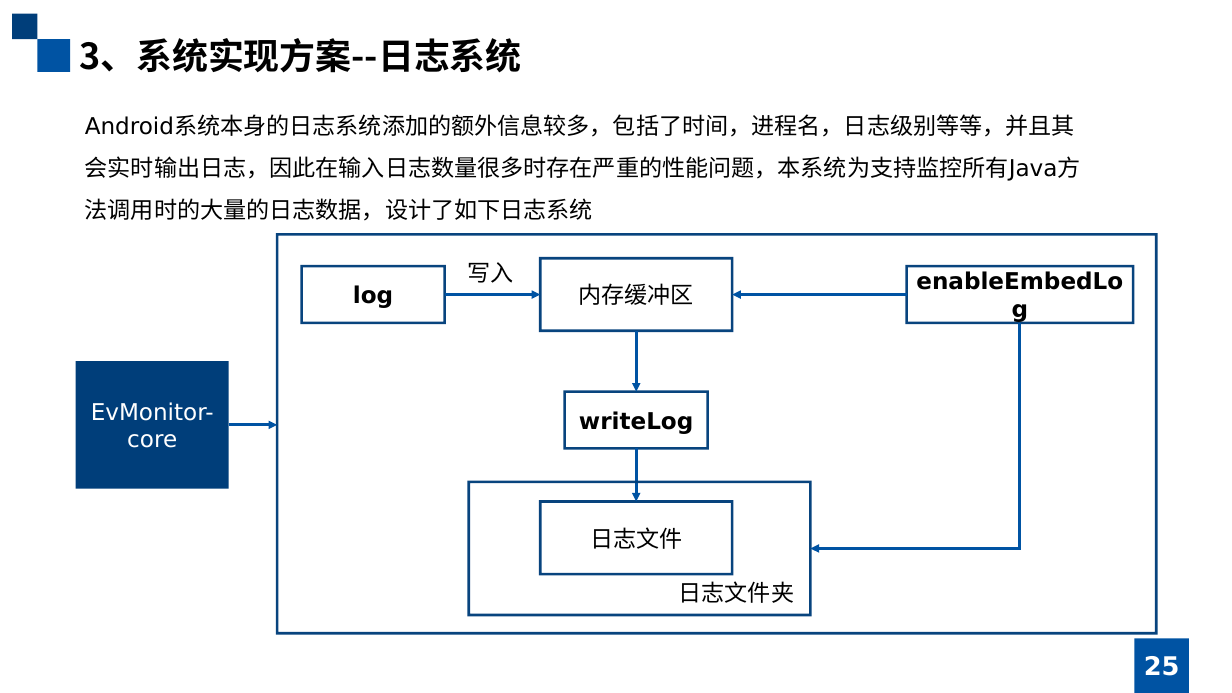
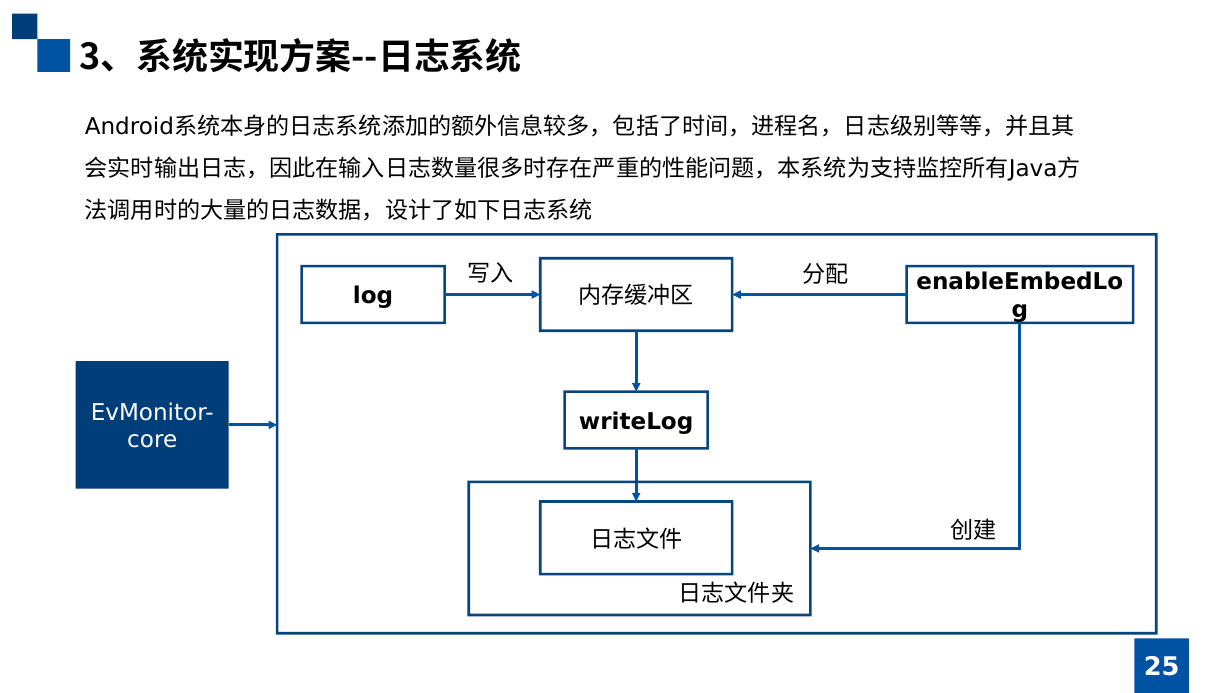
Before and after one commit to january147/Graduation_Project, a slide deck: slide 25 of ppt/移动应用的动态行为捕获.pptx. Drawn at 1232x693 pixels with LibreOffice and Linux fonts; fonts in the diff are those of the drawing. Boxes give left, top, right and bottom in pixels: in the first picture for what was removed or moved away, otherwise in the second. Text is boxed around its words. In the diff, an @@ line names an element or a change of style, - is before the commit and + after.

Commit message:
05/30/19_09

```diff
--- a/ppt/移动应用的动态行为捕获.pptx
+++ b/ppt/移动应用的动态行为捕获.pptx
@@ text added at (x1=803, y1=263, x2=849, y2=284), 18 pt, text #000000 @@
+分配
@@ text added at (x1=950, y1=518, x2=996, y2=540), 18 pt, text #000000 @@
+创建
```
Also in this commit, not shown: 1 slide added, 1 slide removed.
